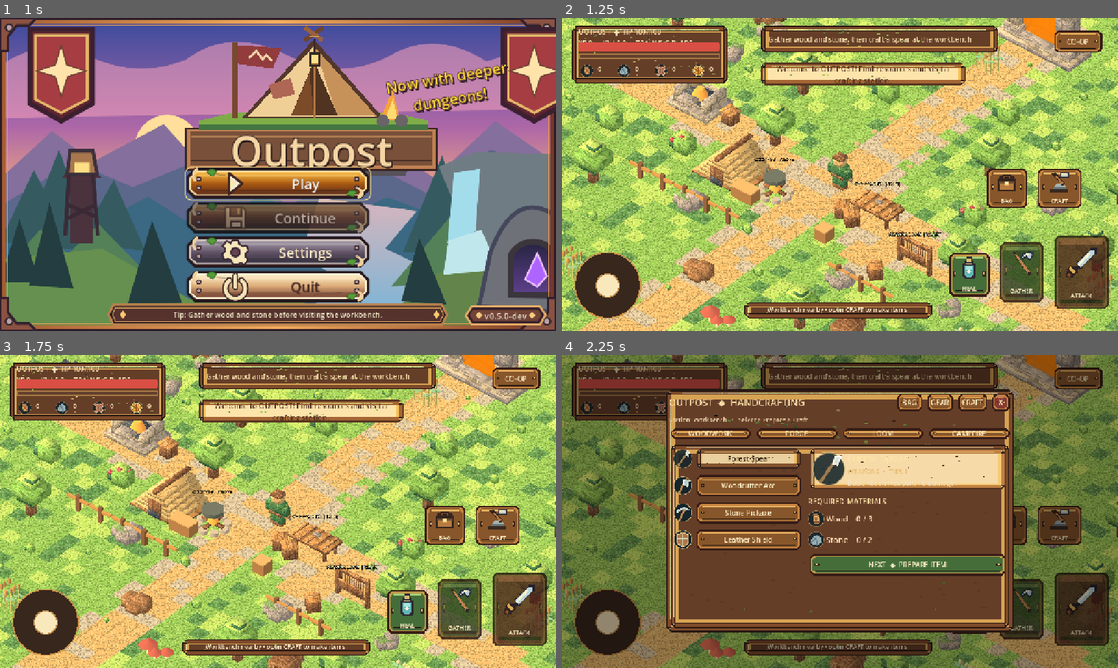
Above: before the commit, frames 1-4 (two rows, left to right).
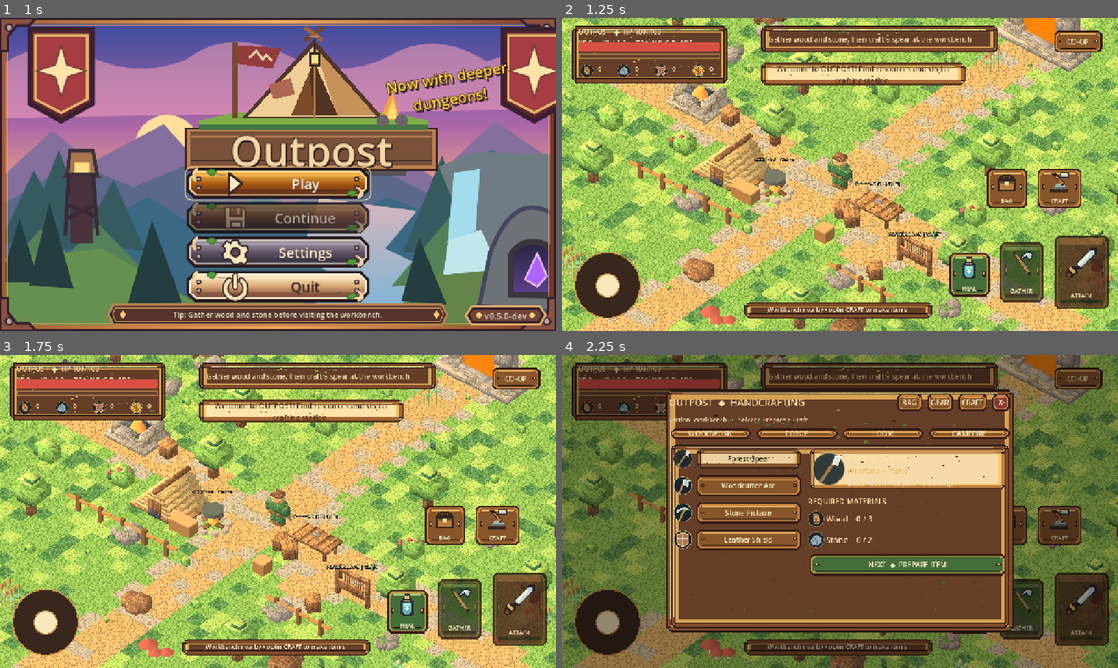
Above: after the commit, the same moments.

Repository: Smurfis/outpost-rpg
Game: Godot game, scene res://scenes/ui/company_splash.tscn
Two runs of this game, one before a commit and one after it. Both use one fixed random seed, a clock stepped at 60 frames per second and the inputs below.
Inputs (mouse positions are in pixels of both pictures, inside the frame that each line leads up to):
- Up to frame 1 (1 s): tap Enter at 0.5 s; move the mouse to (400, 158) at 0.52 s; hold D from 0.53 s (still down); tap E at 0.6 s; click (400, 158) at 0.67 s; tap Space at 0.77 s
- Up to frame 2 (1.25 s): keep holding D; tap Space at 1.07 s
- Up to frame 3 (1.75 s): release D at 1.25 s; drag from (166, 527) to (250, 574) at 1.27 s
- Up to frame 4 (2.25 s): move the mouse to (895, 442) at 2.02 s; hold D (outpost_right) from 2.03 s (still down); hold C (outpost_craft) from 2.03 s (still down)

Frame 1 is identical in both runs. In frame 2, 33% of the frame differs, in the area x 0-100%, y 0-100%; in frame 3, 33%; in frame 4, 7.7%.

Commit message:
feat(voxel): merge flat same-atlas planes with repeat-safe shader and original fallback

Diff:
--- a/scripts/game.gd
+++ b/scripts/game.gd
@@ -11,7 +11,8 @@
 const COOP = preload("res://scripts/network/coop_session.gd")
 @export var voxel_art_enabled: bool = true
 @export var fields_biome_enabled: bool = true # Original outpost clearing remains flat.
-@export var chunk_streaming_enabled: bool = true # Stream finite 192x192 Fields in 12x12 cells.
+@export var chunk_streaming_enabled: bool = true
+@export var greedy_meshing_enabled: bool = true # Exact 16x16 tiled atlas, merged top quads # Stream finite 192x192 Fields in 12x12 cells.
 const SAVE = "user://outpost_progress_v02.json"
 
 var hero
@@ -198,7 +199,7 @@
 	if voxel_art_enabled:
 		var landscape = VOXEL_BIOME.new()
 		add_child(landscape)
-		landscape.build(fields_biome_enabled, 64012, chunk_streaming_enabled)
+		landscape.build(fields_biome_enabled, 64012, chunk_streaming_enabled, greedy_meshing_enabled)
 	else:
 		block(Vector3(46, 0.98, 46), Vector3(0, -0.55, 0), Color("597a4d"))
 		_terrain_path(Vector3(-18, 0, -1), Vector3(20, 0, 2), 2.05, Color("9a8464"))
--- a/scripts/voxel/voxel_biome.gd
+++ b/scripts/voxel/voxel_biome.gd
@@ -2,6 +2,7 @@
 ## Walkable, chunked voxel Fields biome. The existing Outpost clearing stays
 ## level and traversable; seeded Perlin noise forms one-voxel terraces outside.
 const PIXELS = preload("res://scripts/voxel/voxel_palette.gd")
+const GREEDY = preload("res://scripts/voxel/voxel_greedy.gd")
 const CHUNK_SIZE: int = 12
 const MAP_HALF: int = 23
 const FIELDS_MAP_HALF: int = 48
@@ -17,13 +18,15 @@
 var _noise: FastNoiseLite
 var chunk_meshes: Array[MeshInstance3D] = []
 var stream_enabled: bool = false
+var greedy_enabled: bool = true
 var _stream_center: Vector2i = Vector2i(99999, 99999)
 var _loaded: Dictionary = {} # Vector2i cell -> [mesh, collider, decoration]
 
-func build(enable_fields: bool = false, seed: int = 64012, enable_streaming: bool = false) -> void:
+func build(enable_fields: bool = false, seed: int = 64012, enable_streaming: bool = false, enable_greedy: bool = true) -> void:
 	name = "VoxelAtmosphere"
 	fields_enabled = enable_fields
 	stream_enabled = enable_fields and enable_streaming
+	greedy_enabled = enable_greedy
 	map_half = STREAM_MAP_HALF if stream_enabled else FIELDS_MAP_HALF if fields_enabled else MAP_HALF
 	world_seed = seed
 	_noise = FastNoiseLite.new()
@@ -121,34 +124,39 @@
 	var key: Vector2i = Vector2i(chunk_x, chunk_z)
 	if _loaded.has(key):
 		return
-	var st := SurfaceTool.new()
-	st.begin(Mesh.PRIMITIVE_TRIANGLES)
-	for x in range(chunk_x, mini(chunk_x + CHUNK_SIZE, map_half)):
-		for z in range(chunk_z, mini(chunk_z + CHUNK_SIZE, map_half)):
-			var x0: float = float(x)
-			var z0: float = float(z)
-			var x1: float = x0 + 1.0
-			var z1: float = z0 + 1.0
-			var height: float = surface_y_at(x0 + 0.5, z0 + 0.5)
-			PIXELS.quad(st,
-				Vector3(x0, height, z0), Vector3(x0, height, z1),
-				Vector3(x1, height, z1), Vector3(x1, height, z0),
-				_ground_tile(x, z))
-			# Exposed faces use the same heights even when the neighbour has
-			# not been loaded yet: no seam when a chunk later streams in.
-			var east: float = surface_y_at(x1 + 0.5, z0 + 0.5) if x < map_half - 1 else -2.2
-			var west: float = surface_y_at(x0 - 0.5, z0 + 0.5) if x > -map_half else -2.2
-			var south: float = surface_y_at(x0 + 0.5, z1 + 0.5) if z < map_half - 1 else -2.2
-			var north: float = surface_y_at(x0 + 0.5, z0 - 0.5) if z > -map_half else -2.2
-			if east < height - 0.01:
-				PIXELS.quad(st, Vector3(x1, east, z1), Vector3(x1, east, z0), Vector3(x1, height, z0), Vector3(x1, height, z1), 3)
-			if west < height - 0.01:
-				PIXELS.quad(st, Vector3(x0, west, z0), Vector3(x0, west, z1), Vector3(x0, height, z1), Vector3(x0, height, z0), 3)
-			if south < height - 0.01:
-				PIXELS.quad(st, Vector3(x0, south, z1), Vector3(x1, south, z1), Vector3(x1, height, z1), Vector3(x0, height, z1), 3)
-			if north < height - 0.01:
-				PIXELS.quad(st, Vector3(x1, north, z0), Vector3(x0, north, z0), Vector3(x0, height, z0), Vector3(x1, height, z0), 3)
-	var mesh: MeshInstance3D = PIXELS.as_instance(st, "GroundChunk_%d_%d" % [chunk_x, chunk_z])
+	var mesh: MeshInstance3D
+	if greedy_enabled:
+		mesh = GREEDY.build_chunk(chunk_x, chunk_z, CHUNK_SIZE, map_half,
+			Callable(self, "surface_y_at"), Callable(self, "_ground_tile"))
+	else:
+		var st := SurfaceTool.new()
+		st.begin(Mesh.PRIMITIVE_TRIANGLES)
+		for x in range(chunk_x, mini(chunk_x + CHUNK_SIZE, map_half)):
+			for z in range(chunk_z, mini(chunk_z + CHUNK_SIZE, map_half)):
+				var x0: float = float(x)
+				var z0: float = float(z)
+				var x1: float = x0 + 1.0
+				var z1: float = z0 + 1.0
+				var height: float = surface_y_at(x0 + 0.5, z0 + 0.5)
+				PIXELS.quad(st,
+					Vector3(x0, height, z0), Vector3(x0, height, z1),
+					Vector3(x1, height, z1), Vector3(x1, height, z0),
+					_ground_tile(x, z))
+				# Exposed faces use the same heights even when the neighbour has
+				# not been loaded yet: no seam when a chunk later streams in.
+				var east: float = surface_y_at(x1 + 0.5, z0 + 0.5) if x < map_half - 1 else -2.2
+				var west: float = surface_y_at(x0 - 0.5, z0 + 0.5) if x > -map_half else -2.2
+				var south: float = surface_y_at(x0 + 0.5, z1 + 0.5) if z < map_half - 1 else -2.2
+				var north: float = surface_y_at(x0 + 0.5, z0 - 0.5) if z > -map_half else -2.2
+				if east < height - 0.01:
+					PIXELS.quad(st, Vector3(x1, east, z1), Vector3(x1, east, z0), Vector3(x1, height, z0), Vector3(x1, height, z1), 3)
+				if west < height - 0.01:
+					PIXELS.quad(st, Vector3(x0, west, z0), Vector3(x0, west, z1), Vector3(x0, height, z1), Vector3(x0, height, z0), 3)
+				if south < height - 0.01:
+					PIXELS.quad(st, Vector3(x0, south, z1), Vector3(x1, south, z1), Vector3(x1, height, z1), Vector3(x0, height, z1), 3)
+				if north < height - 0.01:
+					PIXELS.quad(st, Vector3(x1, north, z0), Vector3(x0, north, z0), Vector3(x0, height, z0), Vector3(x1, height, z0), 3)
+		mesh = PIXELS.as_instance(st, "GroundChunk_%d_%d" % [chunk_x, chunk_z])
 	add_child(mesh)
 	chunk_meshes.append(mesh)
 	var members: Array = [mesh]
--- /dev/null
+++ b/scripts/voxel/voxel_greedy.gd
@@ -0,0 +1,101 @@
+extends RefCounted
+## Merge adjacent top surfaces with matching atlas tile and exact voxel height.
+## The spatial shader repeats the 16x16 source tile inside each merged rectangle.
+const PIXELS = preload("res://scripts/voxel/voxel_palette.gd")
+const ATLAS_SHADER = preload("res://scripts/voxel/voxel_greedy_atlas.gdshader")
+static var _material: ShaderMaterial
+
+static func get_material() -> ShaderMaterial:
+	if _material == null:
+		_material = ShaderMaterial.new()
+		_material.shader = ATLAS_SHADER
+		_material.set_shader_parameter("atlas", PIXELS.get_material().albedo_texture)
+	return _material
+
+static func build_chunk(chunk_x: int, chunk_z: int, size: int, max_half: int, height_at: Callable, tile_at: Callable) -> MeshInstance3D:
+	var width: int = mini(size, max_half - chunk_x)
+	var depth: int = mini(size, max_half - chunk_z)
+	var heights: Array = []
+	var tiles: Array = []
+	for z in range(depth):
+		var h_row: Array = []
+		var tile_row: Array = []
+		for x in range(width):
+			h_row.append(float(height_at.call(float(chunk_x + x) + 0.5, float(chunk_z + z) + 0.5)))
+			tile_row.append(int(tile_at.call(chunk_x + x, chunk_z + z)))
+		heights.append(h_row)
+		tiles.append(tile_row)
+	var st := SurfaceTool.new()
+	st.begin(Mesh.PRIMITIVE_TRIANGLES)
+	var visited: Dictionary = {}
+	var merged_count: int = 0
+	# Deterministic x-first greedy rectangles, exact atlas tile and height.
+	for z in range(depth):
+		for x in range(width):
+			var key: Vector2i = Vector2i(x, z)
+			if visited.has(key):
+				continue
+			var y: float = float(heights[z][x])
+			var tile: int = int(tiles[z][x])
+			var run: int = 1
+			while x + run < width and not visited.has(Vector2i(x + run, z)) and is_equal_approx(float(heights[z][x + run]), y) and int(tiles[z][x + run]) == tile:
+				run += 1
+			var rows: int = 1
+			while z + rows < depth:
+				var match_row: bool = true
+				for sx in range(x, x + run):
+					if visited.has(Vector2i(sx, z + rows)) or not is_equal_approx(float(heights[z + rows][sx]), y) or int(tiles[z + rows][sx]) != tile:
+						match_row = false
+						break
+				if not match_row:
+					break
+				rows += 1
+			for dz in range(rows):
+				for dx in range(run):
+					visited[Vector2i(x + dx, z + dz)] = true
+			var left: float = float(chunk_x + x)
+			var right: float = left + float(run)
+			var near_z: float = float(chunk_z + z)
+			var far_z: float = near_z + float(rows)
+			quad(st, Vector3(left, y, near_z), Vector3(left, y, far_z),
+				Vector3(right, y, far_z), Vector3(right, y, near_z), tile, float(rows), float(run))
+			merged_count += 1
+	# Keep exposed cliff faces: they use the same exact sample function as
+	# the neighbour chunk so loading/unloading cannot open visible seams.
+	for z in range(depth):
+		for x in range(width):
+			var ax: float = float(chunk_x + x)
+			var az: float = float(chunk_z + z)
+			var y: float = float(heights[z][x])
+			var east: float = float(height_at.call(ax + 1.5, az + 0.5)) if ax < float(max_half - 1) else -2.2
+			var west: float = float(height_at.call(ax - 0.5, az + 0.5)) if ax > -float(max_half) else -2.2
+			var south: float = float(height_at.call(ax + 0.5, az + 1.5)) if az < float(max_half - 1) else -2.2
+			var north: float = float(height_at.call(ax + 0.5, az - 0.5)) if az > -float(max_half) else -2.2
+			if east < y - 0.01:
+				quad(st, Vector3(ax + 1, east, az + 1), Vector3(ax + 1, east, az), Vector3(ax + 1, y, az), Vector3(ax + 1, y, az + 1), 3)
+			if west < y - 0.01:
+				quad(st, Vector3(ax, west, az), Vector3(ax, west, az + 1), Vector3(ax, y, az + 1), Vector3(ax, y, az), 3)
+			if south < y - 0.01:
+				quad(st, Vector3(ax, south, az + 1), Vector3(ax + 1, south, az + 1), Vector3(ax + 1, y, az + 1), Vector3(ax, y, az + 1), 3)
+			if north < y - 0.01:
+				quad(st, Vector3(ax + 1, north, az), Vector3(ax, north, az), Vector3(ax, y, az), Vector3(ax + 1, y, az), 3)
+	var result := MeshInstance3D.new()
+	result.name = "GroundChunk_%d_%d" % [chunk_x, chunk_z]
+	result.mesh = PIXELS.create_mesh(st)
+	result.material_override = get_material()
+	result.set_meta("greedy_top_quads", merged_count)
+	result.set_meta("unmerged_top_quads", width * depth)
+	return result
+
+static func quad(st: SurfaceTool, a: Vector3, b: Vector3, c: Vector3, d: Vector3, tile: int, u_repeat: float = 1.0, v_repeat: float = 1.0) -> void:
+	# Use COLOR.r as a per-face, constant tile ID. UV contains the repeat span,
+	# so the shader can wrap within THAT tile rather than leaking to neighbours.
+	var color := Color(float(clampi(tile, 0, 15)) / 15.0, 0.0, 0.0, 1.0)
+	var points: Array[Vector3] = [a, b, c, d]
+	var uv: Array[Vector2] = [
+		Vector2(0.0, 0.0), Vector2(u_repeat, 0.0),
+		Vector2(u_repeat, v_repeat), Vector2(0.0, v_repeat)]
+	for i in [0, 1, 2, 0, 2, 3]:
+		st.set_color(color)
+		st.set_uv(uv[i])
+		st.add_vertex(points[i])
--- /dev/null
+++ b/scripts/voxel/voxel_greedy_atlas.gdshader
@@ -0,0 +1,15 @@
+shader_type spatial;
+render_mode cull_disabled, diffuse_lambert, specular_disabled;
+
+// Each vertex stores the atlas tile ID in COLOR.r (0..1) and real repeats
+// in UV. This avoids stretching or bleeding into neighbouring atlas tiles.
+uniform sampler2D atlas : source_color, filter_nearest, repeat_disable;
+
+void fragment() {
+	float tile = floor(COLOR.r * 15.0 + 0.5);
+	vec2 origin = vec2(mod(tile, 4.0), floor(tile / 4.0)) * 16.0;
+	vec2 sample_at = (origin + vec2(0.5) + fract(UV) * 15.0) / 64.0;
+	ALBEDO = texture(atlas, sample_at).rgb;
+	ROUGHNESS = 1.0;
+	METALLIC = 0.0;
+}
--- /dev/null
+++ b/tests/greedy_meshing.gd
@@ -0,0 +1,59 @@
+extends SceneTree
+const MESHER = preload("res://scripts/voxel/voxel_greedy.gd")
+var failed: int = 0
+func _initialize() -> void:
+	call_deferred("_run")
+func check(ok: bool, msg: String) -> void:
+	if ok:
+		print("PASS GREEDY: " + msg)
+	else:
+		failed += 1
+		push_error("FAIL GREEDY: " + msg)
+func _run() -> void:
+	var scene = load("res://scenes/main.tscn") as PackedScene
+	check(scene != null, "Main scene imports")
+	if scene == null:
+		quit(1)
+		return
+	root.set_meta("outpost_new_adventure", true)
+	var game = scene.instantiate()
+	root.add_child(game)
+	await process_frame
+	var terrain = game.get_node("VoxelAtmosphere")
+	var atlas_material: ShaderMaterial = MESHER.get_material()
+	check(atlas_material != null and atlas_material.shader != null, "Shared greedy pixel-atlas shader loads")
+	check(atlas_material.get_shader_parameter("atlas") != null, "Greedy shader uses checked-in atlas texture")
+	check(terrain.stream_enabled and terrain.greedy_enabled, "Streaming uses greedy planes by default")
+	var chunk: MeshInstance3D = terrain.get_node("GroundChunk_0_0")
+	check(chunk.material_override == atlas_material, "Terrain renders with shared repeat-safe shader")
+	var merged: int = int(chunk.get_meta("greedy_top_quads", -1))
+	check(merged > 0 and merged <= 144, "Top greedy quad count tracks source voxel area")
+	var triangles: int = (chunk.mesh as ArrayMesh).surface_get_arrays(0)[Mesh.ARRAY_VERTEX].size() / 3
+	check(triangles >= merged * 2, "Ground mesh has a valid triangle surface")
+	var first_faces: PackedVector3Array = (chunk.mesh as ArrayMesh).surface_get_arrays(0)[Mesh.ARRAY_VERTEX]
+	terrain.update_streaming_for(Vector3(75, 0, 75))
+	terrain.update_streaming_for(Vector3.ZERO)
+	await physics_frame
+	var rebuilt: MeshInstance3D = terrain.get_node("GroundChunk_0_0")
+	check((rebuilt.mesh as ArrayMesh).surface_get_arrays(0)[Mesh.ARRAY_VERTEX] == first_faces, "Greedy ground reconstructs deterministically")
+	var profile: Dictionary = {}
+	for x in range(-36, 37, 12):
+		for z in range(-36, 37, 12):
+			var sample: MeshInstance3D = MESHER.build_chunk(x, z, 12, 96, Callable(terrain, "surface_y_at"), Callable(terrain, "_ground_tile"))
+			var m: int = int(sample.get_meta("greedy_top_quads", 144))
+			profile["%d,%d" % [x, z]] = m
+	check(profile.values().any(func(v): return int(v) < 144), "Flat same-texture planes merge into fewer quads")
+	check(game.get_node("Dungeons").entrances.size() == 5, "Portals stay functional")
+	check(int(game.inventory.get("wood", 0)) == 0, "Inventory and saved progression unaffected")
+	game.queue_free()
+	await process_frame
+	var legacy = scene.instantiate()
+	legacy.greedy_meshing_enabled = false
+	root.add_child(legacy)
+	await process_frame
+	check(not legacy.get_node("VoxelAtmosphere").greedy_enabled, "Legacy per-tile terrain remains selectable")
+	check(legacy.get_node("VoxelAtmosphere").get_node("GroundChunk_0_0").material_override is StandardMaterial3D, "Per-tile fallback uses original material")
+	legacy.queue_free()
+	await process_frame
+	print("GREEDY MESH RESULT: %d failures." % failed)
+	quit(0 if failed == 0 else 1)
Not shown, added: docs/GREEDY_MESHING.md
